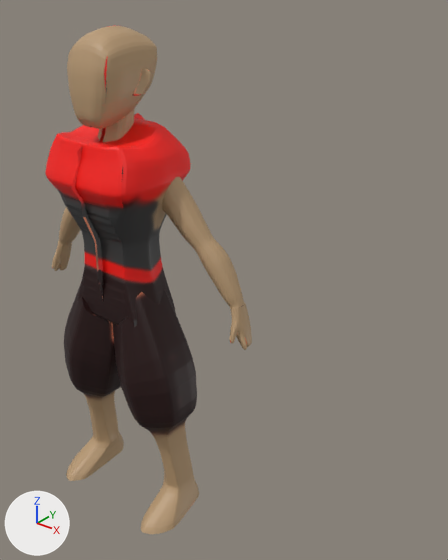
One commit to the FBX model Assets/Res/Models/armament_base.fbx: the scene before it, then after it.
Both versions are drawn from a 50 mm lens placed at (2.48, -2.14, 3.08), pointed at (0.56, 0.25, 1.6). Every picture has the same lights, and +X, +Y and +Z are marked at lower left. Mesh edges are drawn as thin lines on the coarser meshes. Where no turn or scale is listed for an object, it has been applied to the vertices.

The scene before the commit, as lines of its bpy script (objects in view):
```python
me_cube_001 = bpy.data.meshes.new('Cube.001')
me_cube_001.from_pydata(...)  # 7636 vertices, 7647 faces; spans x -0.363..0.363, y -0.271..0.364, z -0.527..0.622
me_cube_001.materials.append(mat_bodymat)  # picture img_untitled_png
me_cylinder_002 = bpy.data.meshes.new('Cylinder.002')
me_cylinder_002.from_pydata(...)  # 7990 vertices, 7780 faces; spans x -0.48..0.48, y -0.29..0.24, z 0.01..1.54
me_cylinder_002.materials.append(mat_bodymat)  # picture img_untitled_png
me_cylinder_003 = bpy.data.meshes.new('Cylinder.003')
me_cylinder_003.from_pydata(...)  # 6398 vertices, 6344 faces; spans x -1.24..0.38, y 0.05..0.24, z -0.66..0.23
me_cylinder_003.materials.append(mat_bodymat)  # picture img_untitled_png
ob_arms = bpy.data.objects.new('arms', me_cylinder_003)
ob_arms.location = (0.427, 0.0, 1.956)
ob_body = bpy.data.objects.new('body', me_cube_001)
ob_body.location = (-0.002, 0.0, 1.811)
ob_legs = bpy.data.objects.new('legs', me_cylinder_002)
ob_legs.location = (0.0, 0.0, 0.0)
# also in view: 'head' at (0.0, 0.06, 2.58)
```
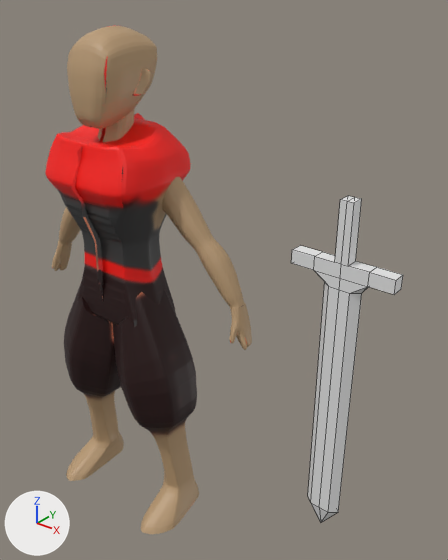
The change, as JSON lines over the scene's bpy script:
```json
{"op": "add", "block": "me_cube_005", "code": ["me_cube_005 = bpy.data.meshes.new('Cube.005')", "me_cube_005.from_pydata(...)  # 47 vertices, 48 faces; spans x -0.24..0.24, y 0.57..0.63, z -0.58..1.14"]}
{"op": "add", "block": "ob_sword", "code": ["ob_sword = bpy.data.objects.new('Sword', me_cube_005)", "ob_sword.location = (1.415, -0.624, 1.165)"]}
```

Pixel boxes (x1, y1, x2, y2) of what changed, in the pictures (448 x 560 px):
```json
{"object": "Sword", "change": "added", "after": [291, 196, 403, 522]}
```
